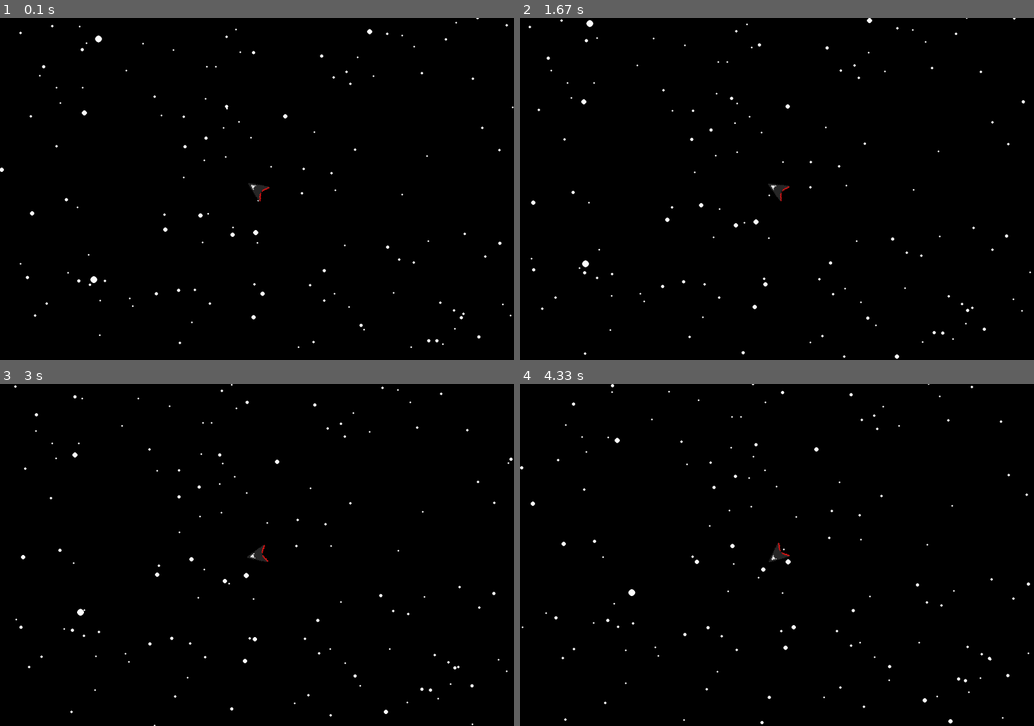
Above: before the commit, frames 1-4 (two rows, left to right).
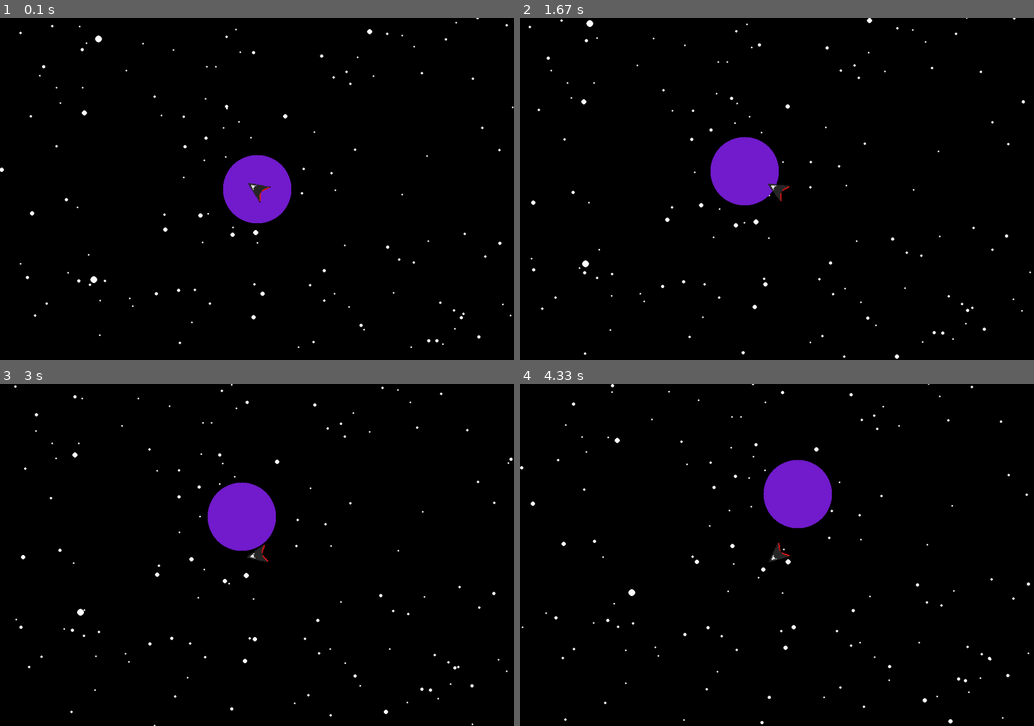
Above: after the commit, the same moments.

Repository: AlmightyM3/pygame--ce-summer-jam-2024
Game: pygame game, started from main.py
Same seed, same stepped clock (60 frames per second), same inputs: the game is played once before the commit and once after it.
Inputs (mouse positions are in pixels of both pictures, inside the frame that each line leads up to):
- Up to frame 1 (0.1 s): no input
- Up to frame 2 (1.67 s): click (941, 178) at 0.38 s; click (828, 264) at 0.72 s; click (967, 308) at 1.05 s; click (653, 120) at 1.38 s
- Up to frame 3 (3 s): click (257, 596) at 1.72 s; click (185, 483) at 2.05 s; click (436, 643) at 2.38 s; click (87, 589) at 2.72 s
- Up to frame 4 (4.33 s): click (627, 486) at 3.05 s; click (653, 616) at 3.38 s; click (962, 633) at 3.72 s; click (622, 681) at 4.05 s

The runs differ from the first frame. In frame 1, 2.0% of the frame differs, in the area x 43-57%, y 40-60%; in frame 2, 2.1%; in frame 3, 2.1%; in frame 4, 2.1%, in the area x 47-61%, y 22-43%.

Commit message:
Begin implementing planets

Diff:
--- a/main.py
+++ b/main.py
@@ -4,11 +4,13 @@
 from random import randint, uniform
 from pygame import Vector2, Vector3
 from Window import Window
+import numpy as np
 
 WINDOW_SIZE = Vector2(1200,800)
 WINDOW_SIZE2 = WINDOW_SIZE//2
 STAR_RANGE = WINDOW_SIZE*4
 STAR_RANGE2 = WINDOW_SIZE*2
+
 dirPath = os.path.dirname(os.path.abspath(__file__)).lower()
 if "\\" in dirPath:
     dirPath = dirPath.replace("\\", "/")
@@ -37,6 +39,29 @@
         pos2D = Vector2((self.pos.x-player.pos.x+STAR_RANGE2.x)%STAR_RANGE.x-STAR_RANGE.x, (self.pos.y-player.pos.y+STAR_RANGE2.y)%STAR_RANGE.y-STAR_RANGE.y) / self.pos.z + WINDOW_SIZE
         pygame.draw.circle(window.pgWindow, (255,255,255), pos2D, 10/self.pos.z)
 
+class Planet:
+    def __init__(self):
+        self.pos = Vector2(0,0)
+        self.color = (randint(1,255), randint(1,255), randint(1,255))
+        self.radius = 80
+        self.surface = pygame.Surface((self.radius*2, self.radius*2))
+        imgArray = np.zeros((self.radius*2, self.radius*2, 3))
+
+        imgArray[:,:] = self.color
+
+        r2 = self.radius*self.radius
+        for x in range(-self.radius, self.radius, 1):
+            for y in range(-self.radius, self.radius, 1):
+                if x*x + y*y > r2:
+                    imgArray[self.radius+x,self.radius+y] = (0, 0, 0)
+
+        pygame.surfarray.blit_array(self.surface, imgArray)
+        self.surface.set_colorkey((0,0,0))
+
+    def render(self):
+        #pygame.draw.circle(window.pgWindow, self.color, self.pos-player.pos+WINDOW_SIZE2, self.radius)
+        window.pgWindow.blit(self.surface, self.pos-player.pos+WINDOW_SIZE2-Vector2(self.radius))
+
 if __name__ == "__main__":
     def input(input):
         pass
@@ -44,6 +69,7 @@
     window = Window("It works?", WINDOW_SIZE)
     player = Player(Vector2(0,0), Vector2(64,64), "/player.png")
     stars = [Star() for i in range(300)]
+    testPlanet = Planet()
 
     while window.run:
         player.update()
@@ -51,5 +77,6 @@
         window.pgWindow.fill((0,0,0))
         for star in stars:
             star.render()
+        testPlanet.render()
         player.render()
         window.update(input)
